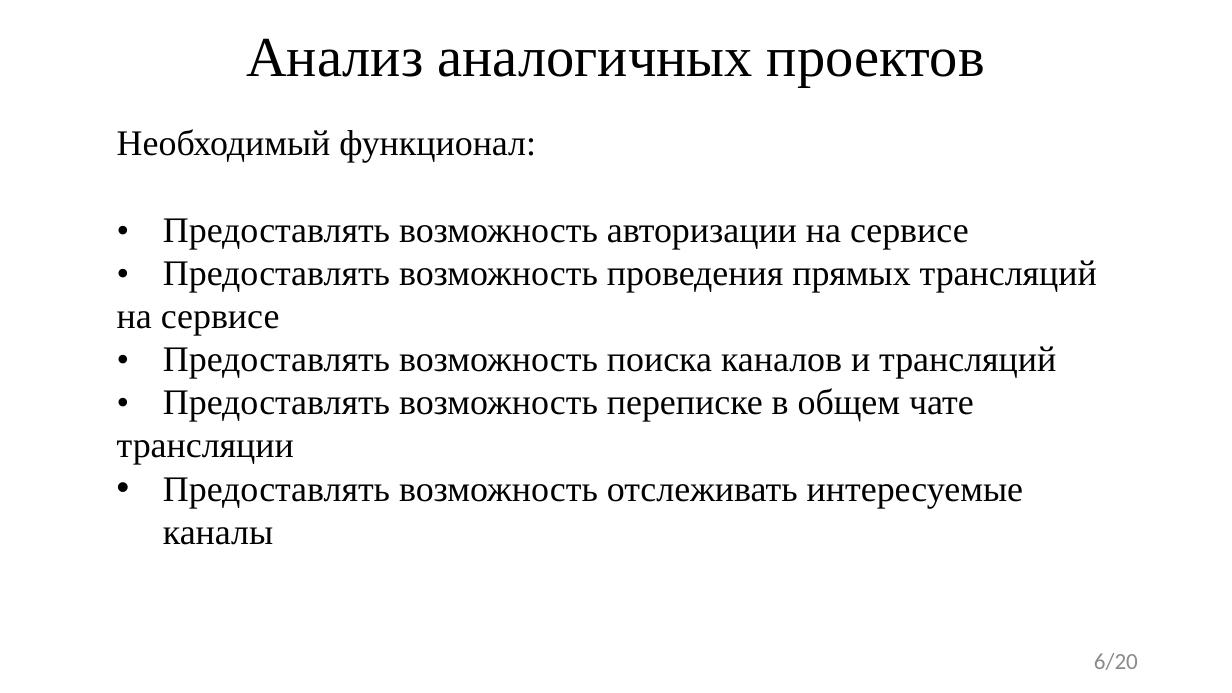
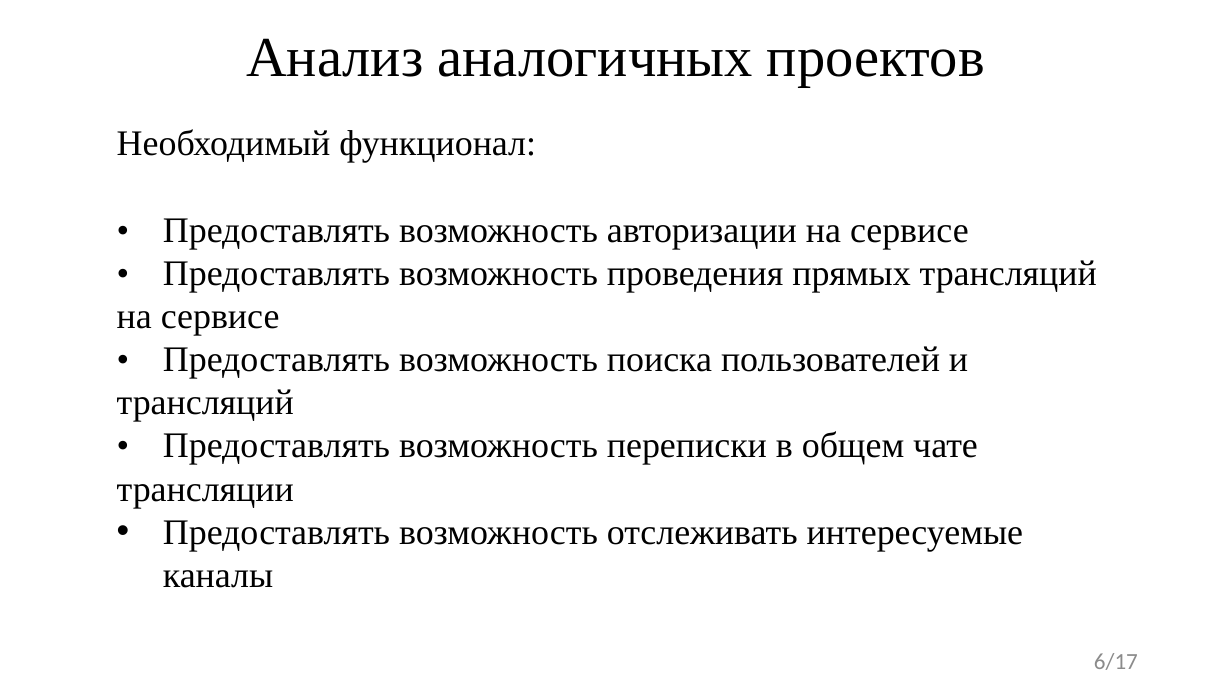
Before and after one commit to FaceMan01/Homework, a slide deck: slide 6 of Курсовая Работа/Презентация Курсовой Работы.pptx. Drawn at 1232x693 pixels with LibreOffice and Linux fonts; fonts in the diff are those of the drawing. Boxes give left, top, right and bottom in pixels: in the first picture for what was removed or moved away, otherwise in the second. Text is boxed around its words. In the diff, an @@ line names an element or a change of style, - is before the commit and + after.

```diff
--- a/Курсовая Работа/Презентация Курсовой Работы.pptx
+++ b/Курсовая Работа/Презентация Курсовой Работы.pptx
@@ text at bbox=[117, 346, 978, 508]: text changed @@
-• Предоставлять возможность поиска каналов и трансляций
-• Предоставлять возможность переписке в общем чате трансляции
+• Предоставлять возможность поиска пользователей и трансляций
+• Предоставлять возможность переписки в общем чате трансляции
@@ page number at bbox=[1094, 653, 1138, 670]: text changed @@
-6/20
+6/17
```
Also in this commit, not shown: 8 other slides changed, 1 slide added, 13 other files.
